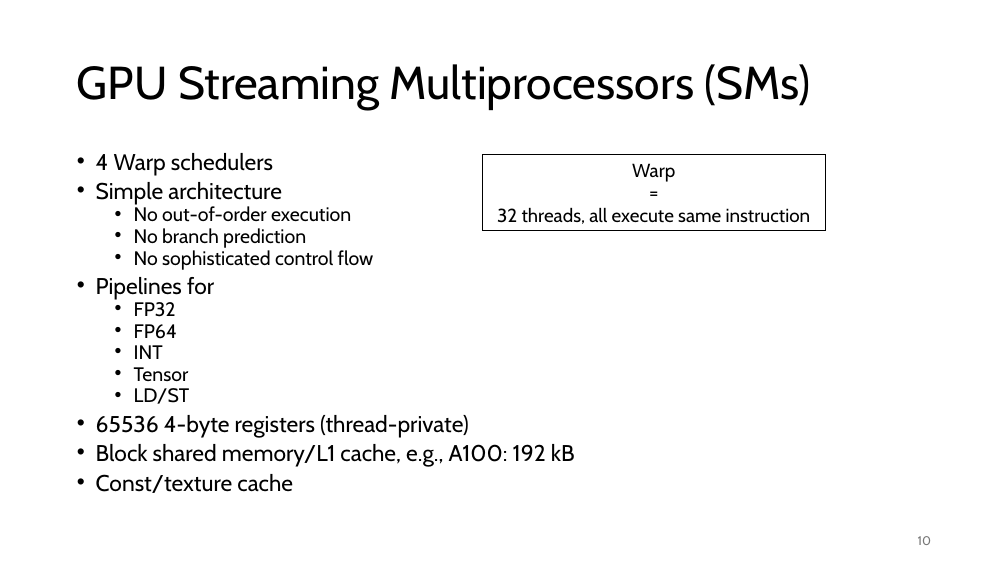
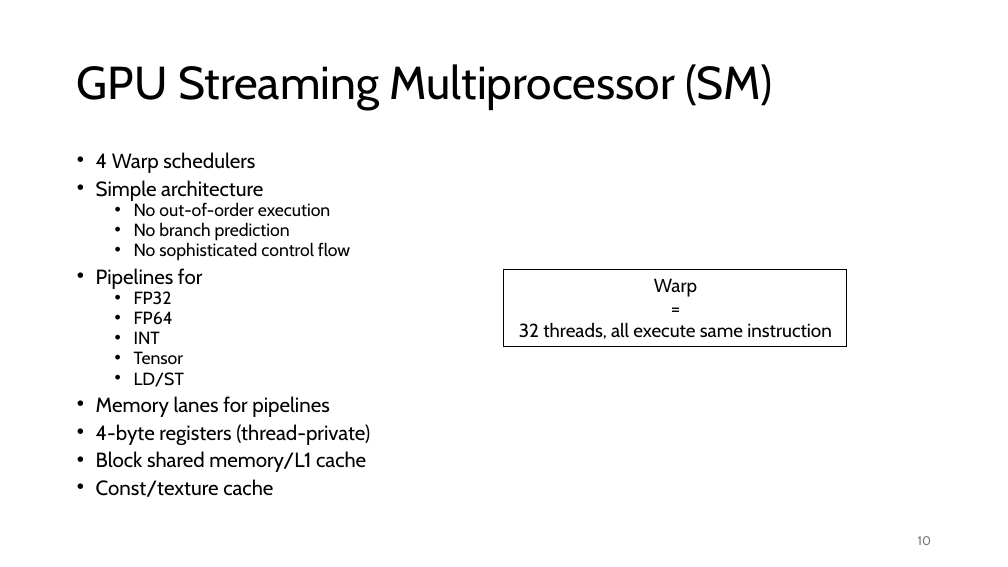
Before and after one commit to gjbex/Python-on-GPUs, a slide deck: slide 10 of python_on_gpus.pptx. Drawn at 1008x567 pixels with LibreOffice and Linux fonts; fonts in the diff are those of the drawing. Boxes give left, top, right and bottom in pixels: in the first picture for what was removed or moved away, otherwise in the second. Text is boxed around its words. In the diff, an @@ line names an element or a change of style, - is before the commit and + after.

```diff
--- a/python_on_gpus.pptx
+++ b/python_on_gpus.pptx
@@ title at [77,64,772,110]: text changed @@
-GPU Streaming Multiprocessors (SMs)
+GPU Streaming Multiprocessor (SM)
@@ text at [96,152,350,497]: size 21.7 to 19.6 pt in "4 Warp schedulers", "Simple architecture", "Pipelines for", "Const/texture cache"; size 18.6 to 16.8 pt in "No out-of-order execution", "No branch prediction", "No sophisticated control flow", "FP32" and 4 more places @@
@@ rectangle "Warp": place and size @@
-rectangle "Warp" at [482,155,826,231]
+rectangle "Warp" at [504,270,848,346]
@@ text at [96,396,370,472]: text changed; size 21.7 to 19.6 pt @@
-• 65536 4-byte registers (thread-private)
-• Block shared memory/L1 cache, e.g., A100: 192 kB
+• Memory lanes for pipelines
+• 4-byte registers (thread-private)
+• Block shared memory/L1 cache
```
Also in this commit, not shown: 5 other slides changed, 10 slides added, 1 slide removed.
